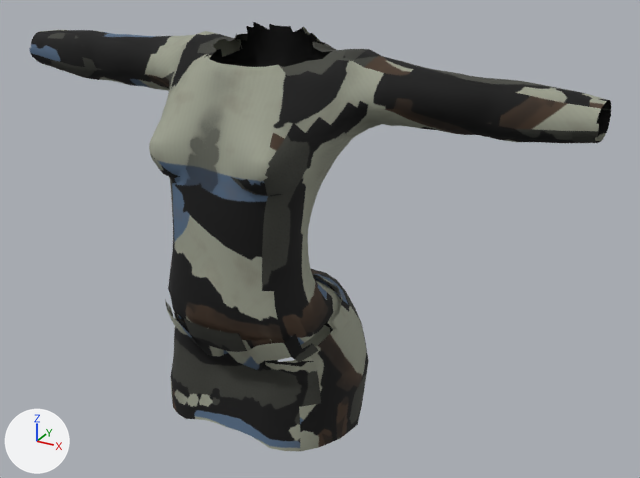
The glTF model cliente-godot/assets_v3/personagens/rp_aldeao_tunica_f.glb as it was, and as the next commit left it.
One viewpoint serves both versions: a 50 mm lens placed at (0.829, -1.308, 1.73), pointed at (0.1, 0.017, 1.068). The axes (+X, +Y, +Z) are drawn at lower left. The lights are the same throughout. The older version comes first. Vertices at exactly the same position are counted once.

In view in the first picture: 'tunica'.
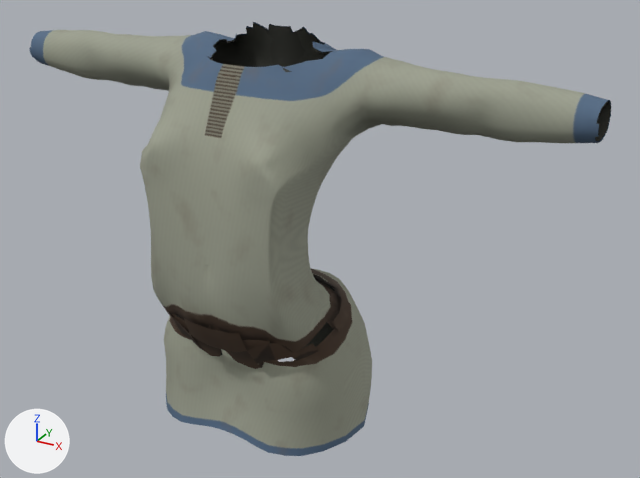
What differs and where, as boxes (x1, y1, x2, y2) in the pictures (640 x 478 px; the box of a moved part takes in the faces that stretch with it):
'tunica', reshaped: before (29, 22, 611, 451); after (29, 22, 611, 456)
part 1 of me_tunica, added: after (209, 23, 332, 72)
part 2 of me_tunica, added: after (177, 284, 334, 362)
part 3 of me_tunica, added: after (595, 102, 611, 141)
part 4 of me_tunica, moved or reshaped: before (149, 53, 369, 451); after (140, 53, 372, 456)
part 5 of me_tunica, surface changed: (30, 22, 611, 451) in both

What changed in the scene script:
```text
Change me_tunica:
    used by ob_tunica; location = (0.0, 0.0, 0.0)
    remove me_tunica.from_pydata(...)  # 2594 vertices, 4862 faces; spans x -0.579..0.579, y -0.206..0.129, z 0.709..1.448
    add me_tunica.from_pydata(...)  # 3265 vertices, 5904 faces; spans x -0.579..0.579, y -0.206..0.139, z 0.707..1.448
    me_tunica part 1: a new loose piece of 350 vertices spanning x -0.212..0.212, y -0.135..0.11, z 1.313..1.446, in mat_tunica (picture img_image_0)
    me_tunica part 2: a new loose piece of 191 vertices spanning x -0.214..0.214, y -0.176..0.136, z 0.707..0.965, in mat_tunica (picture img_image_0)
    me_tunica part 3: a new loose piece of 65 vertices spanning x 0.52..0.579, y 0.01..0.085, z 1.314..1.388, in mat_tunica (picture img_image_0)
    me_tunica part 4: 812 vertices moved from x -0.206..0.206, y -0.2..0.129, z 0.709..1.389 to x -0.217..0.217, y -0.206..0.139, z 0.708..1.389; 8 vertices removed from x -0.117..0.117, y -0.187..-0.186, z 1.269..1.276; 8 vertices added at x -0.117..0.117, y -0.189..-0.188, z 1.27..1.277
    me_tunica part 5: 4836 kept faces spanning x -0.579..0.579, y -0.206..0.139, z 0.708..1.448 get new texture (UV) coordinates
    other edits to the shape of me_tunica do not show in these pictures
```
